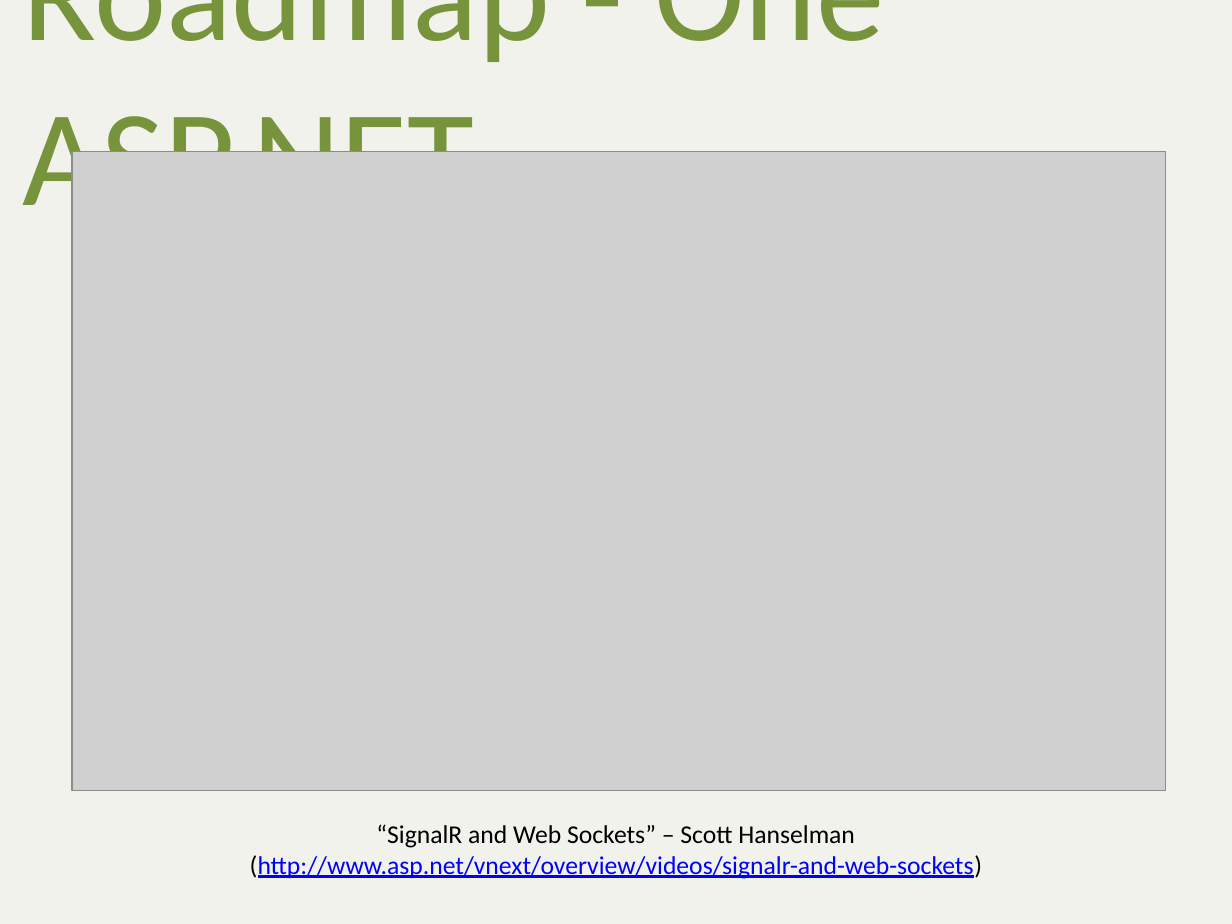
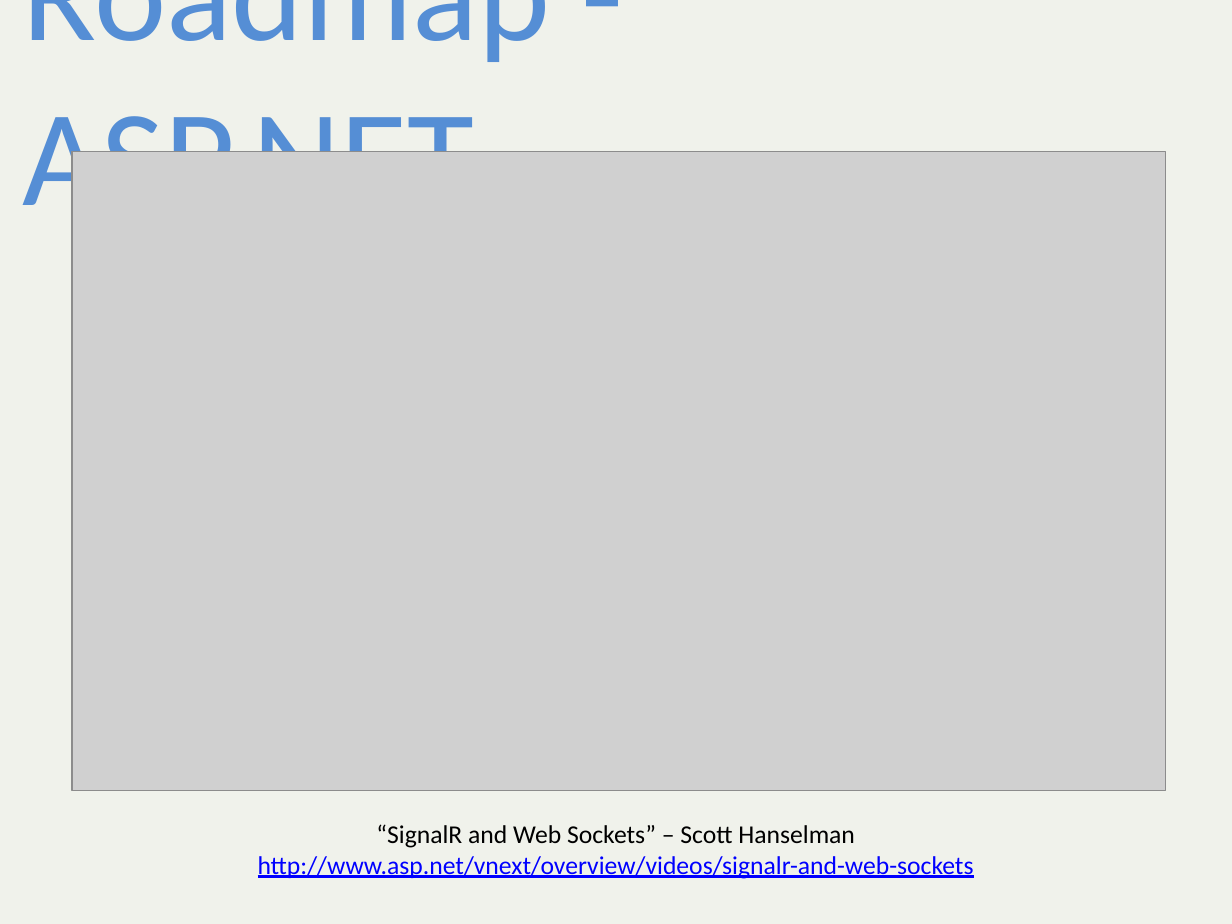
Before and after one commit to alani/Talks, a slide deck: slide 4 of SignalR-Intro/SignalRIntro.pptx (slide 32 before the commit). Drawn at 1232x924 pixels with LibreOffice and Linux fonts; fonts in the diff are those of the drawing; grey boxes stand for pictures. Boxes give left, top, right and bottom in pixels: in the first picture for what was removed or moved away, otherwise in the second. Text is boxed around its words. In the diff, an @@ line names an element or a change of style, - is before the commit and + after.

```diff
--- a/SignalR-Intro/SignalRIntro.pptx
+++ b/SignalR-Intro/SignalRIntro.pptx
@@ title at (23, 0, 551, 237): text changed; text colour #77933C to #558ED5 @@
-Roadmap - One ASP.NET
+Roadmap - ASP.NET
@@ text at (258, 824, 974, 879): text changed @@
-“SignalR and Web Sockets” – Scott Hanselman (http://www.asp.net/vnext/overview/videos/signalr-and-web-sockets)
+“SignalR and Web Sockets” – Scott Hanselman http://www.asp.net/vnext/overview/videos/signalr-and-web-sockets
```
Also in this commit, not shown: 4 other slides changed, 2 slides added, 1 slide removed, 2 other files.
